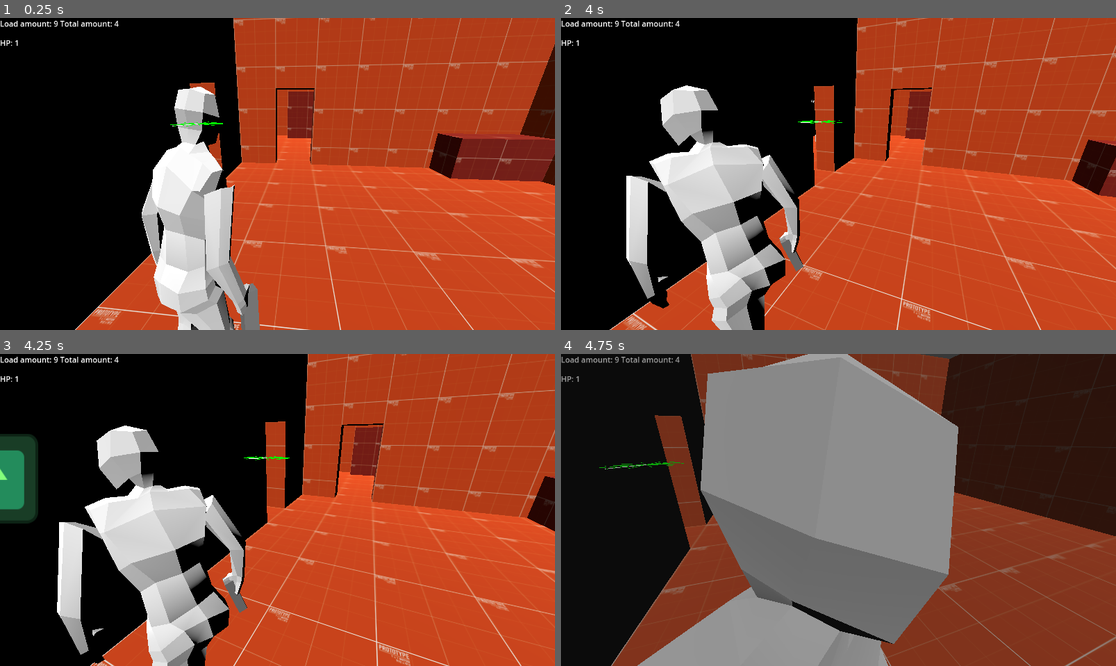
Above: before the commit, frames 1-4 (two rows, left to right).
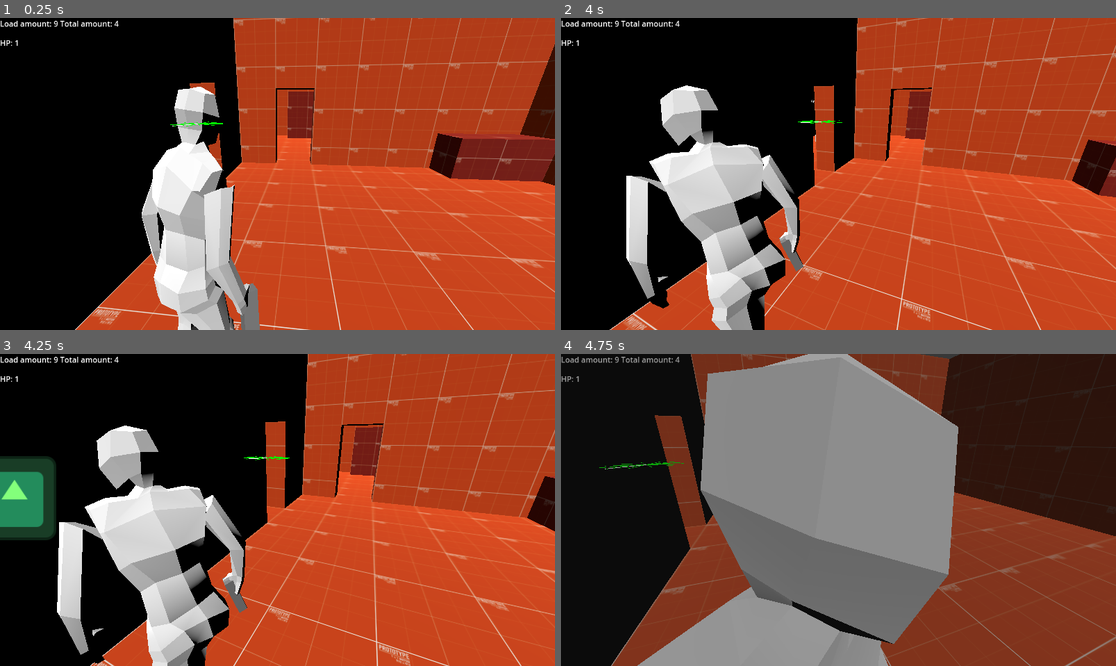
Above: after the commit, the same moments.

Repository: Vosnov/GD_APrototype
Game: Godot game, scene res://Scenes/room_2.tscn
Same seed, same stepped clock (60 frames per second), same inputs: the game is played once before the commit and once after it. This scene is started directly instead of the project's main scene. The engine's default icon, where the game draws it, is replaced by a stand-in: a white triangle on a blue panel in a dark square.
Inputs (mouse positions are in pixels of both pictures, inside the frame that each line leads up to):
- Up to frame 1 (0.25 s): no input
- Up to frame 2 (4 s): move the mouse to (832, 180) at 0.52 s; hold D (right) 0.53-2.03 s; tap E (action) at 0.6, 1.35, 2.3, 3.05, 3.8 s; move the mouse to (877, 177) at 1.27 s; move the mouse to (794, 170) at 2.02 s; hold Right mouse button (aim) 2.03-2.78 s; hold A (left) from 2.03 s (still down); move the mouse to (844, 174) at 2.77 s; tap S (bottom) at 2.85 s; move the mouse to (816, 167) at 3.52 s; click (816, 167) at 3.6 s
- Up to frame 3 (4.25 s): keep holding A (left)
- Up to frame 4 (4.75 s): move the mouse to (866, 510) at 4.27 s; release A (left) at 4.28 s; hold D (right) from 4.28 s (still down); tap Shift (sprint) at 4.35 s; tap E (action) at 4.55 s

Frames 1-2 are identical in both runs. In frame 3, 2.8% of the frame differs, in the area x 0-11%, y 25-60%; in frame 4, nothing differs.

Commit message:
door accept node

Diff:
--- /dev/null
+++ b/Nodes/ActiveSprites/door_accept_sprite.tscn
@@ -0,0 +1,11 @@
+[gd_scene load_steps=2 format=3 uid="uid://rhxly5n72acf"]
+
+[ext_resource type="Texture2D" uid="uid://bc0wd7e2kwdmm" path="res://icon.svg" id="1_4gbw0"]
+
+[node name="DoorAcceptSprite" type="Sprite3D"]
+transform = Transform3D(0.15, 0, 0, 0, 0.15, 0, 0, 0, 0.15, 0, 0, 0)
+modulate = Color(0.513726, 1, 0.482353, 1)
+billboard = 1
+double_sided = false
+no_depth_test = true
+texture = ExtResource("1_4gbw0")
--- /dev/null
+++ b/Nodes/ActiveSprites/door_close_sprite.tscn
@@ -0,0 +1,11 @@
+[gd_scene load_steps=2 format=3 uid="uid://dxkrx5vqri5e4"]
+
+[ext_resource type="Texture2D" uid="uid://bc0wd7e2kwdmm" path="res://icon.svg" id="1_8g4cc"]
+
+[node name="DoorCloseSprite" type="Sprite3D"]
+transform = Transform3D(0.15, 0, 0, 0, 0.15, 0, 0, 0, 0.15, 0, 0, 0)
+modulate = Color(1, 0, 0, 1)
+billboard = 1
+double_sided = false
+no_depth_test = true
+texture = ExtResource("1_8g4cc")
--- /dev/null
+++ b/Nodes/ActiveSprites/door_need_accept_sprite.tscn
@@ -0,0 +1,11 @@
+[gd_scene load_steps=2 format=3 uid="uid://ds5hlv1fie0sv"]
+
+[ext_resource type="Texture2D" uid="uid://bc0wd7e2kwdmm" path="res://icon.svg" id="1_ittn4"]
+
+[node name="DoorNeedAcceptSprite" type="Sprite3D"]
+transform = Transform3D(0.15, 0, 0, 0, 0.15, 0, 0, 0, 0.15, 0, 0, 0)
+modulate = Color(1, 1, 0, 1)
+billboard = 1
+double_sided = false
+no_depth_test = true
+texture = ExtResource("1_ittn4")
--- a/Nodes/Charecters/Enemy/enemy_type_1.tscn
+++ b/Nodes/Charecters/Enemy/enemy_type_1.tscn
@@ -142,31 +142,31 @@
 transform = Transform3D(-0.4, 0, -3.49691e-08, 0, 0.4, 0, 3.49691e-08, 0, -0.4, 0, 0, 0)
 
 [node name="Skeleton3D" parent="enemyType1/Armature" index="0"]
-bones/0/position = Vector3(0.118354, -0.523743, 0.043937)
+bones/0/position = Vector3(0.00440656, -0.56124, -0.118224)
 bones/0/rotation = Quaternion(0.210705, -0.192415, -0.00365799, 0.958419)
 bones/1/rotation = Quaternion(0.245982, -0.181089, 0.0232393, 0.951924)
-bones/2/rotation = Quaternion(0.339738, -0.173228, -0.0079122, 0.924396)
+bones/2/rotation = Quaternion(0.303865, -0.0969689, -0.0109926, 0.947704)
 bones/3/rotation = Quaternion(-0.192146, 0.282214, -0.00120114, 0.939912)
-bones/4/rotation = Quaternion(0.00170945, -0.247071, -2.6533e-08, 0.968996)
+bones/4/rotation = Quaternion(-0.0990147, 0.0990147, 2.49256e-08, 0.990148)
 bones/5/position = Vector3(0.206725, 0.914528, 0.200227)
-bones/5/rotation = Quaternion(0.142968, -0.133547, -0.797987, 0.570037)
+bones/5/rotation = Quaternion(0.169892, -0.163357, -0.798676, 0.553686)
 bones/6/position = Vector3(0.0189716, 0.456808, 0.0756623)
-bones/6/rotation = Quaternion(0.175271, -0.00784422, -0.329479, 0.927719)
-bones/7/rotation = Quaternion(0.303903, 0.00328477, 0.120827, 0.945004)
+bones/6/rotation = Quaternion(0.130423, -0.0270841, -0.249626, 0.959137)
+bones/7/rotation = Quaternion(0.182122, -0.0100608, 0.113921, 0.976602)
 bones/11/position = Vector3(-0.242826, 0.89598, 0.23957)
 bones/11/rotation = Quaternion(0.2106, 0.00167757, 0.868786, 0.448169)
-bones/12/rotation = Quaternion(-0.233005, 0.379218, 0.827961, -0.341149)
+bones/12/rotation = Quaternion(-0.15347, 0.408681, 0.825628, -0.357442)
 bones/12/scale = Vector3(1.00004, 0.999996, 1.00007)
-bones/13/rotation = Quaternion(-0.244402, -0.012664, -0.415702, 0.875956)
+bones/13/rotation = Quaternion(-0.245514, -0.0126464, -0.417594, 0.874745)
 bones/13/scale = Vector3(0.999978, 0.999987, 1.00001)
-bones/14/rotation = Quaternion(0.203112, 0.148445, 0.938232, 0.237551)
+bones/14/rotation = Quaternion(0.294881, 0.230773, 0.895062, 0.242185)
 bones/14/scale = Vector3(1.00003, 0.999999, 1.00006)
-bones/15/rotation = Quaternion(-0.149748, -0.0112938, 0.303659, 0.940872)
+bones/15/rotation = Quaternion(-0.201913, -0.0106798, 0.409441, 0.889649)
 bones/15/scale = Vector3(0.99999, 0.999987, 0.999999)
-bones/16/position = Vector3(-0.143599, -1.15765, 1.33838)
+bones/16/position = Vector3(-0.105379, -1.24899, 1.30876)
 bones/17/position = Vector3(-0.399367, -2.11167, -0.641656)
-bones/18/position = Vector3(-1.23663, -1.09693, 0.76868)
-bones/19/position = Vector3(0.461926, -2.14596, 0.466758)
+bones/18/position = Vector3(-1.07797, -1.1141, 0.842318)
+bones/19/position = Vector3(0.34394, -2.15405, 0.44505)
 bones/20/position = Vector3(0.139478, -1.10786, 1.13867)
 
 [node name="CollisionShape3D" type="CollisionShape3D" parent="."]
--- a/Nodes/Interractive/door.tscn
+++ b/Nodes/Interractive/door.tscn
@@ -1,51 +1,28 @@
-[gd_scene load_steps=8 format=3 uid="uid://dsbmcxe7n4yyv"]
+[gd_scene load_steps=10 format=3 uid="uid://dsbmcxe7n4yyv"]
 
 [ext_resource type="Material" uid="uid://d0p81ue363vha" path="res://Materials/test_mat_2.tres" id="1_wd37w"]
-[ext_resource type="PackedScene" uid="uid://dtanochifrdyf" path="res://Nodes/Helpers/action_node.tscn" id="2_oqy51"]
-[ext_resource type="Texture2D" uid="uid://bc0wd7e2kwdmm" path="res://icon.svg" id="3_xujjp"]
+[ext_resource type="Script" path="res://Scripts/Helpers/door_active_node.gd" id="2_s6rgp"]
+[ext_resource type="PackedScene" uid="uid://rhxly5n72acf" path="res://Nodes/ActiveSprites/door_accept_sprite.tscn" id="3_0fx7q"]
+[ext_resource type="PackedScene" uid="uid://ds5hlv1fie0sv" path="res://Nodes/ActiveSprites/door_need_accept_sprite.tscn" id="3_pj662"]
+[ext_resource type="PackedScene" uid="uid://dxkrx5vqri5e4" path="res://Nodes/ActiveSprites/door_close_sprite.tscn" id="4_201g0"]
 
 [sub_resource type="GDScript" id="GDScript_8bmqr"]
 script/source = "extends Node3D
 
-@export var CLOSED = false
+@export var ACCEPT_STATE = DoorActiveNode.AcceptState.ACCEPT
 @export_file(\"*.tscn\") var NEXT_SCENE
-@export var NEED_ACCEPT = false
 @export var NEED_KEY_DATA: ItemData
 @export_multiline var CLOSE_MESSAGE: String
 @export_multiline var NEED_ACCEPT_MESSAGE: String
 
-@onready var accept_sprite = $AcceptSprite
-@onready var need_accept_sprite = $NeedAcceptSprite
-@onready var active_node = $ActiveNode as ActiveNode
-@onready var close_sprite = $CloseSprite
+@onready var active_node = $DoorActiveNode as DoorActiveNode
 @onready var spawn_point = $SpawnPoint
 
 var is_accepted = false
 
 func _ready():
 	Events.connect('message_close_ui', _on_message_close)
-	if CLOSED:
-		active_node.change_sprite(close_sprite)
-	if NEED_ACCEPT and !is_accepted:
-		active_node.change_sprite(need_accept_sprite)
-
-func _on_active_node_action_pressed():
-	print(\"hello\")
-	if CLOSED:
-		Events.emit_signal('message_ui', CLOSE_MESSAGE, self)
-		return
-
-	if NEED_ACCEPT and !is_accepted:
-		if has_key():
-			active_node.change_sprite(accept_sprite)
-			Events.emit_signal('message_ui', 'Door opened by KEY', self)
-			return
-		else:
-			Events.emit_signal('message_ui', NEED_ACCEPT_MESSAGE, self)
-			return
-
-	GlobalVariables.player_spawn_data[get_path().get_name(1)] = spawn_point.global_transform
-	SceneTransition.change_scene(NEXT_SCENE)
+	active_node.ACCEPT_STATE = ACCEPT_STATE
 
 func has_key():
 	var items = Inventory.slots.map(func(slot: SlotData): return slot.ITEM_DATA)
@@ -55,6 +32,23 @@
 	if !has_key(): return
 	if _message_owner == self:
 		is_accepted = true
+
+func _on_door_active_node_action_pressed():
+	if ACCEPT_STATE == DoorActiveNode.AcceptState.CLOSE:
+		Events.emit_signal('message_ui', CLOSE_MESSAGE, self)
+		return
+
+	if ACCEPT_STATE == DoorActiveNode.AcceptState.NEED_ACCEPT and !is_accepted:
+		if has_key():
+			active_node.change_sprite(DoorActiveNode.AcceptState.ACCEPT)
+			Events.emit_signal('message_ui', 'Door opened by KEY', self)
+			return
+		else:
+			Events.emit_signal('message_ui', NEED_ACCEPT_MESSAGE, self)
+			return
+
+	GlobalVariables.player_spawn_data[get_path().get_name(1)] = spawn_point.global_transform
+	SceneTransition.change_scene(NEXT_SCENE)
 "
 
 [sub_resource type="BoxMesh" id="BoxMesh_jb30f"]
@@ -83,43 +77,18 @@
 transform = Transform3D(1, 0, 0, 0, 1, 0, 0, 0, 1, 0, 0, -0.26225)
 shape = SubResource("BoxShape3D_5p4sj")
 
-[node name="ActiveNode" parent="." node_paths=PackedStringArray("SPRITE", "AREA") instance=ExtResource("2_oqy51")]
-transform = Transform3D(1, 0, 0, 0, 1, 0, 0, 0, 1, 0, 0, -0.627733)
-SPRITE = NodePath("../AcceptSprite")
-AREA = NodePath("../Area3D")
-
-[node name="AcceptSprite" type="Sprite3D" parent="."]
-transform = Transform3D(0.15, 0, 0, 0, 0.15, 0, 0, 0, 0.15, 0, 0.540304, -0.611166)
-modulate = Color(0.513726, 1, 0.482353, 1)
-billboard = 1
-double_sided = false
-no_depth_test = true
-texture = ExtResource("3_xujjp")
-
-[node name="NeedAcceptSprite" type="Sprite3D" parent="."]
-transform = Transform3D(0.15, 0, 0, 0, 0.15, 0, 0, 0, 0.15, 0, 0.540304, -0.611166)
-visible = false
-modulate = Color(1, 1, 0, 1)
-billboard = 1
-double_sided = false
-no_depth_test = true
-texture = ExtResource("3_xujjp")
-
-[node name="CloseSprite" type="Sprite3D" parent="."]
-transform = Transform3D(0.15, 0, 0, 0, 0.15, 0, 0, 0, 0.15, 0, 0.540304, -0.611166)
-visible = false
-modulate = Color(1, 0, 0, 1)
-billboard = 1
-double_sided = false
-no_depth_test = true
-texture = ExtResource("3_xujjp")
-
 [node name="CollisionShape3D" type="CollisionShape3D" parent="."]
 shape = SubResource("BoxShape3D_vk8t2")
 
 [node name="SpawnPoint" type="Marker3D" parent="."]
 transform = Transform3D(1, 0, 0, 0, 1, 0, 0, 0, 1, 0, -1, -1)
 
-[connection signal="action_pressed" from="ActiveNode" to="." method="_on_active_node_action_pressed"]
+[node name="DoorActiveNode" type="Node3D" parent="." node_paths=PackedStringArray("AREA")]
+transform = Transform3D(1, 0, 0, 0, 1, 0, 0, 0, 1, 0, 0.492469, -0.627733)
+script = ExtResource("2_s6rgp")
+ACCEPT_SPRITE = ExtResource("3_0fx7q")
+NEED_ACCEPT_SPRITE = ExtResource("3_pj662")
+CLOSE_SPRITE = ExtResource("4_201g0")
+AREA = NodePath("../Area3D")
 
-[editable path="ActiveNode"]
+[connection signal="action_pressed" from="DoorActiveNode" to="." method="_on_door_active_node_action_pressed"]
--- a/Scenes/test_scene.tscn
+++ b/Scenes/test_scene.tscn
@@ -57,7 +57,7 @@
 
 [node name="Door5" parent="." instance=ExtResource("7_1ch7u")]
 transform = Transform3D(1.31134e-07, 0, -1, 0, 1, 0, 1, 0, 1.31134e-07, -3.45, 1.5, 0.5)
-CLOSED = true
+ACCEPT_STATE = 2
 
 [node name="Door2" parent="." instance=ExtResource("7_1ch7u")]
 transform = Transform3D(-4.37114e-08, 0, 1, 0, 1, 0, -1, 0, -4.37114e-08, -0.55, 1.5, -2.5)
@@ -65,8 +65,8 @@
 
 [node name="Door3" parent="." instance=ExtResource("7_1ch7u")]
 transform = Transform3D(1.31134e-07, 0, -1, 0, 1, 0, 1, 0, 1.31134e-07, -9.45, 1.5, -9)
+ACCEPT_STATE = 1
 NEXT_SCENE = "res://main.tscn"
-NEED_ACCEPT = true
 NEED_KEY_DATA = ExtResource("4_8r63q")
 
 [node name="Door4" parent="." instance=ExtResource("7_1ch7u")]
@@ -75,7 +75,7 @@
 
 [node name="Door6" parent="." instance=ExtResource("7_1ch7u")]
 transform = Transform3D(-4.37114e-08, 0, 1, 0, 1, 0, -1, 0, -4.37114e-08, 10.45, 1.5, -9)
-CLOSED = true
+ACCEPT_STATE = 2
 
 [node name="Player2" parent="." instance=ExtResource("1_i475y")]
 transform = Transform3D(-4.37114e-08, 0, 1, 0, 1, 0, -1, 0, -4.37114e-08, 1.07001, 1.52476, 9.83544)
--- a/Scripts/Helpers/active_node.gd
+++ b/Scripts/Helpers/active_node.gd
@@ -3,28 +3,27 @@
 
 signal action_pressed
 
-@export var SPRITE: Sprite3D
+@export var SPRITE: PackedScene
 @export var AREA: Area3D
 
 var player_in_zone = false
+var sprite: Node
 
 func _ready():
 	AREA.connect('body_entered', _on_area_3d_body_entered)
 	AREA.connect('body_exited', _on_area_3d_body_exited)
-	SPRITE.visible = false
 
 func _on_area_3d_body_entered(_body):
 	player_in_zone = true
-	SPRITE.visible = true
+	if SPRITE:
+		sprite = SPRITE.instantiate()
+		add_child(sprite)
 
 func _on_area_3d_body_exited(_body):
 	player_in_zone = false
-	SPRITE.visible = false
+	if sprite: sprite.queue_free()
 
 func _input(_event):
 	if !player_in_zone: return
 	if Input.is_action_just_pressed("action"):
 		action_pressed.emit()
-
-func change_sprite(sprite: Sprite3D):
-	SPRITE = sprite
--- /dev/null
+++ b/Scripts/Helpers/door_active_node.gd
@@ -0,0 +1,32 @@
+extends ActiveNode
+class_name DoorActiveNode
+
+enum AcceptState {
+	ACCEPT,
+	NEED_ACCEPT,
+	CLOSE
+}
+
+@export var ACCEPT_SPRITE: PackedScene
+@export var NEED_ACCEPT_SPRITE: PackedScene
+@export var CLOSE_SPRITE: PackedScene
+
+@export var ACCEPT_STATE = AcceptState.ACCEPT:
+	set(value):
+		SPRITE = get_sprite_by_state(value)
+		ACCEPT_STATE = value
+
+func get_sprite_by_state(state: AcceptState):
+	if state == AcceptState.ACCEPT:
+		return ACCEPT_SPRITE
+	if state == AcceptState.NEED_ACCEPT:
+		return NEED_ACCEPT_SPRITE
+	if state == AcceptState.CLOSE:
+		return CLOSE_SPRITE
+
+func change_sprite(state: AcceptState):
+	ACCEPT_STATE = state
+	if sprite != null:
+		sprite.queue_free()
+		sprite = get_sprite_by_state(state).instantiate()
+		add_child(sprite)
